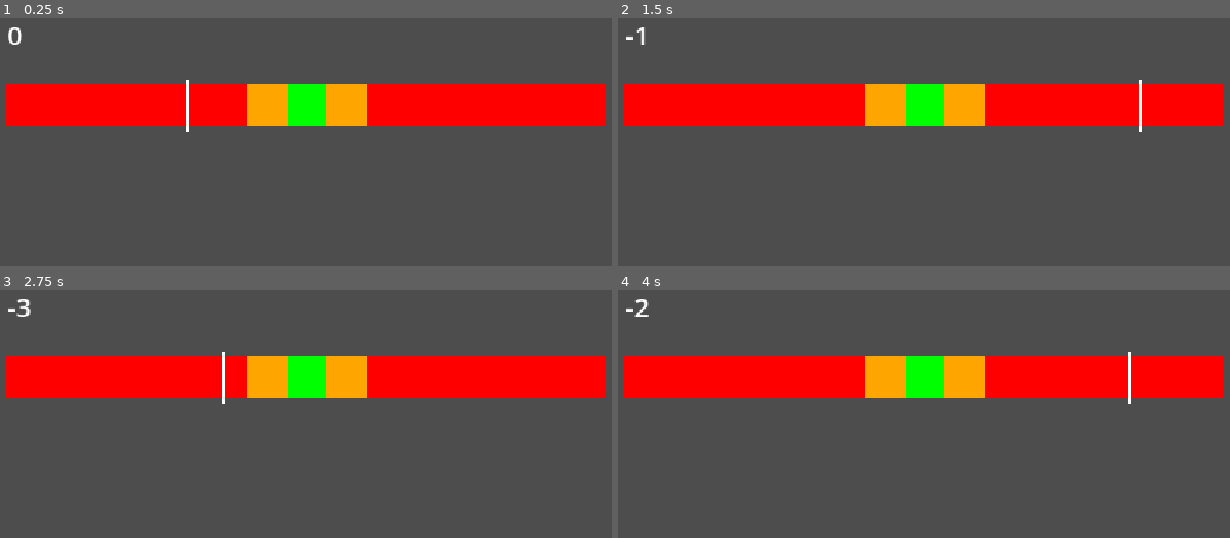
Above: before the commit, frames 1-4 (two rows, left to right).
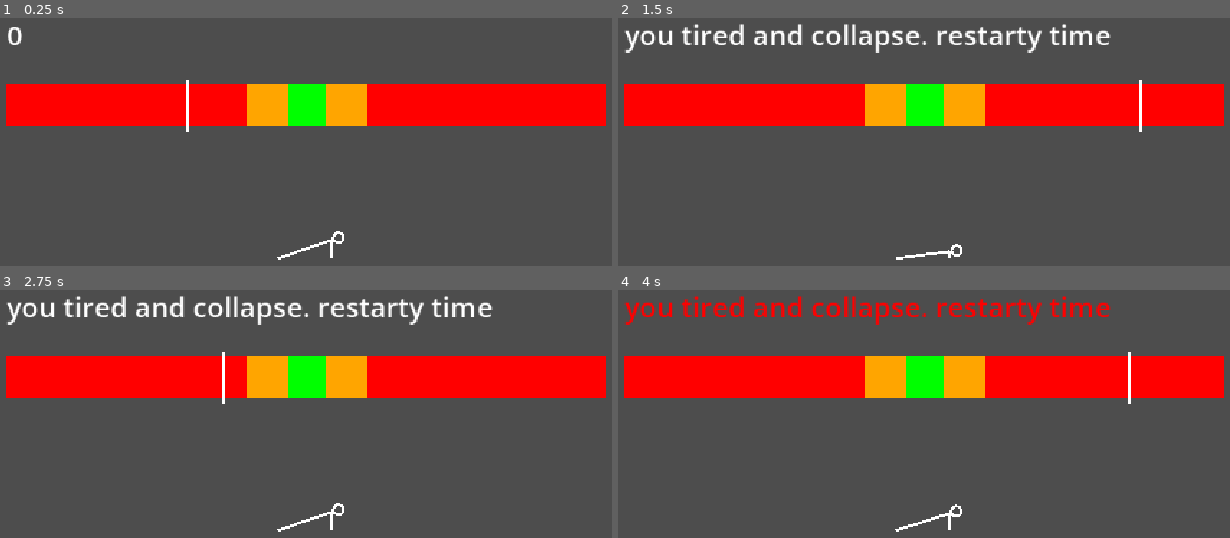
Above: after the commit, the same moments.

Repository: molive6316github/lil-pushup-dude
Game: Godot game, scene res://node_2d.tscn
The game is run twice, just before and just after one commit, with the same random seed, the same clock (stepped at 60 frames per second) and the same inputs.
Inputs (mouse positions are in pixels of both pictures, inside the frame that each line leads up to):
- Up to frame 1 (0.25 s): no input
- Up to frame 2 (1.5 s): tap Enter (ui_accept) at 0.5, 0.77 s; move the mouse to (1101, 62) at 0.52 s; click (1101, 62) at 0.67 s; move the mouse to (764, 107) at 1.27 s; click (764, 107) at 1.42 s
- Up to frame 3 (2.75 s): tap Enter (ui_accept) at 1.52 s; move the mouse to (outside the picture) at 2.02 s; click (outside the picture) at 2.17 s
- Up to frame 4 (4 s): move the mouse to (887, 446) at 2.77 s; click (887, 446) at 2.92 s; tap Enter (ui_accept) at 3.02, 3.77 s; move the mouse to (1162, 423) at 3.52 s; click (1162, 423) at 3.67 s

The runs differ from the first frame. In frame 1, 0.2% of the frame differs, in the area x 45-57%, y 85-98%; in frame 2, 2.9%; in frame 3, 2.9%; in frame 4, 2.9%, in the area x 0-81%, y 2-98%.

Commit message:
stick figure
added stick figure that pushes up

Diff:
--- a/control.gd
+++ b/control.gd
@@ -9,22 +9,33 @@
 var yellow_half := 0.10
 var score := 0
 var fatigue := 0.0
+var msg_time := 0.0
+var dip := 0.0
 
 func _ready():
 	label.add_theme_font_size_override("font_size", 40)
 	label.text = "0"
 
-func restart():
+func restart(message: String = ""):
 	pos = 0.0
 	dir = 1.0
 	green_half = 0.03
 	yellow_half = 0.10
 	score = 0
 	fatigue = 0.0
-	label.text = "0"
+	if message != "":
+		label.text = message
+		msg_time = 2.0
+	else:
+		label.text = "0"
 
 func _process(delta):
+	if msg_time > 0.0:
+		msg_time -= delta
+		if msg_time <= 0.0:
+			label.text = str(score)
 	fatigue = max(0.0, fatigue - 0.8 * delta)
+	label.add_theme_color_override("font_color", Color.RED if fatigue >= 0.5 else Color.WHITE)
 	pos += dir * speed * delta
 	if pos >= 1.0: pos = 1.0; dir = -1.0
 	if pos <= 0.0: pos = 0.0; dir = 1.0
@@ -37,6 +48,9 @@
 	var clicked: bool = (e is InputEventMouseButton and e.pressed) or e.is_action_pressed("ui_accept")
 	if not clicked:
 		return
+	dip = 1.0
+	var t = create_tween()
+	t.tween_property(self, "dip", 0.0, 0.25)
 	var d = abs(pos - 0.5)
 	if d <= green_half:
 		score += 1
@@ -48,9 +62,11 @@
 		green_half = max(0.03, green_half - 0.002)
 		yellow_half = max(0.10, yellow_half - 0.004)
 	fatigue += 0.5
-	if fatigue >= 1.0 or score >= 100:
-		restart()
-	else:
+	if fatigue >= 1.0:
+		restart("you tired and collapse. restarty time")
+	elif score >= 100:
+		restart("congrats you are win")
+	elif msg_time <= 0.0:
 		label.text = str(score)
 
 func _draw():
@@ -64,3 +80,19 @@
 	draw_rect(Rect2(x + (0.5 - yh) * w, y, yh * 2.0 * w, h), Color.ORANGE)
 	draw_rect(Rect2(x + (0.5 - gh) * w, y, gh * 2.0 * w, h), Color.GREEN)
 	draw_rect(Rect2(x + pos * w - 2, y - 8, 4, h + 16), Color.WHITE)
+
+	var s: float = 0.6 + max(score, 0) * 0.015
+	var gx := size.x * 0.5
+	var gy := size.y * 0.5 + 250.0
+	var body_len := 140.0 * s
+	var arm_len := 45.0 * s
+	var up: float = 10.0 * s + (arm_len - 10.0 * s) * (1.0 - dip)
+	var feet := Vector2(gx - body_len / 2.0, gy)
+	var hands := Vector2(gx + body_len / 2.0 - 10.0 * s, gy)
+	var shoulder := Vector2(hands.x, gy - up)
+	var head_dir := (shoulder - feet).normalized()
+	var head := shoulder + head_dir * 16.0 * s
+	var lw: float = 3.0 + s * 1.5
+	draw_line(feet, shoulder, Color.WHITE, lw)
+	draw_line(shoulder, hands, Color.WHITE, lw)
+	draw_arc(head, 12.0 * s, 0.0, TAU, 32, Color.WHITE, lw)
